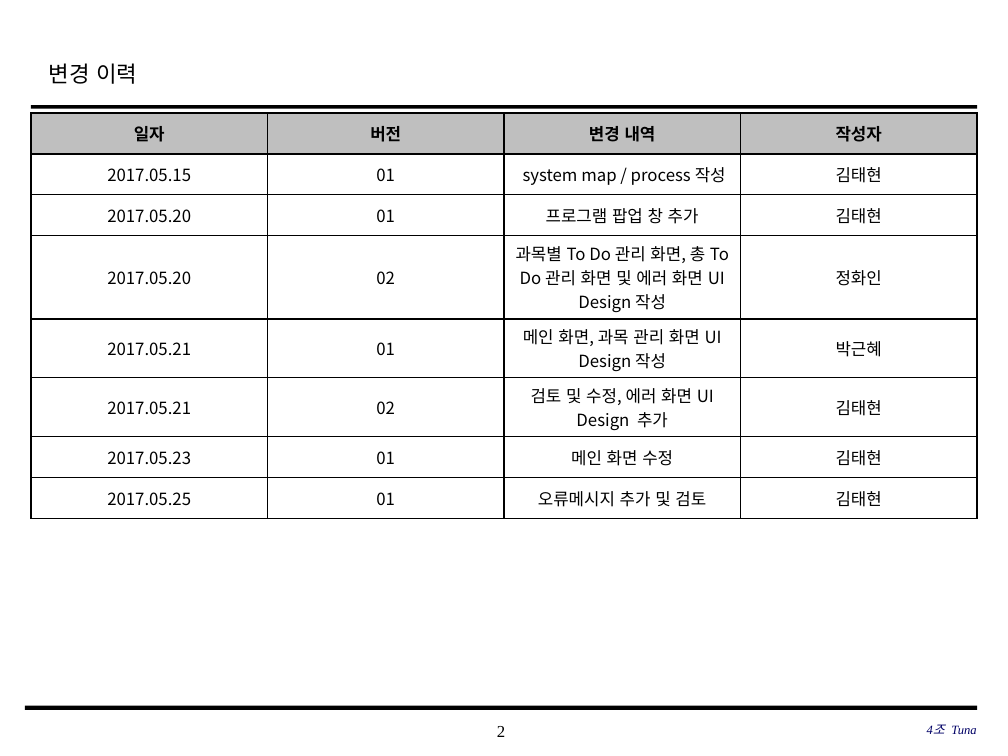
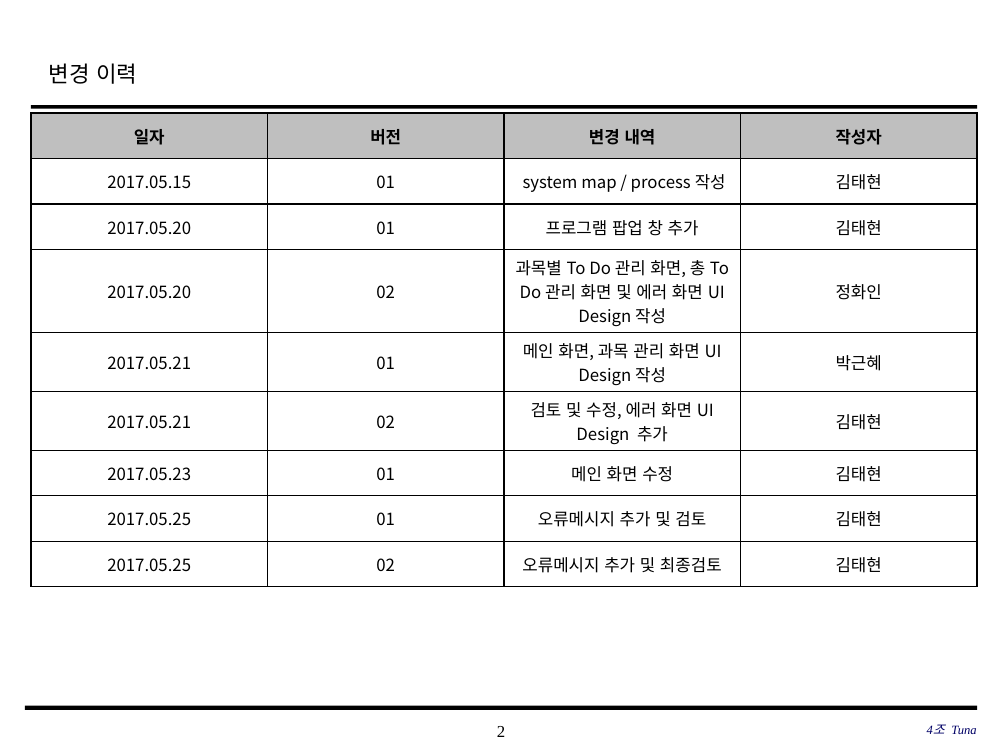
Before and after one commit to SE-admin/SE2017_4_tuna, a slide deck: slide 2 of doc/3_ 설계서/UI Design 설계서.pptx. Drawn at 1008x756 pixels with LibreOffice and Linux fonts; fonts in the diff are those of the drawing; background and template pictures are left out. Boxes give left, top, right and bottom in pixels: in the first picture for what was removed or moved away, otherwise in the second. Text is boxed around its words. In the diff, an @@ line names an element or a change of style, - is before the commit and + after.

Commit message:
doc/3_ 설계서/UI Design 설계서.pptx UI Design 설계서_4_tuna_김태현_20170525_02 과목 오류메시지 추가 및 최종 검토

```diff
--- a/doc/3_ 설계서/UI Design 설계서.pptx
+++ b/doc/3_ 설계서/UI Design 설계서.pptx
@@ table at (31,113,979,582) @@
+row 9: 2017.05.25 | 02 | 오류메시지 추가 및 최종검토 | 김태현
```
Also in this commit, not shown: 20 other slides changed, 2 slides added.
